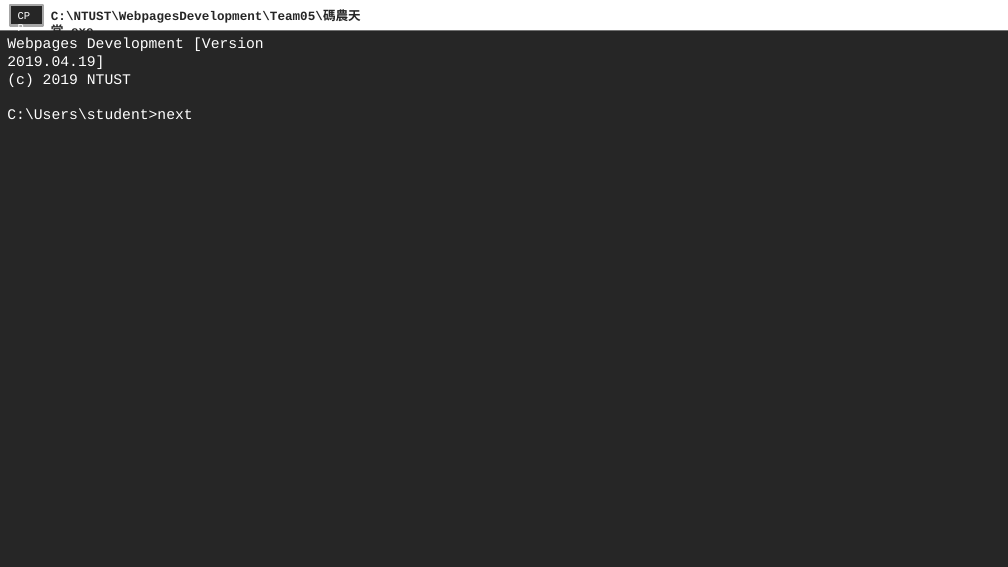
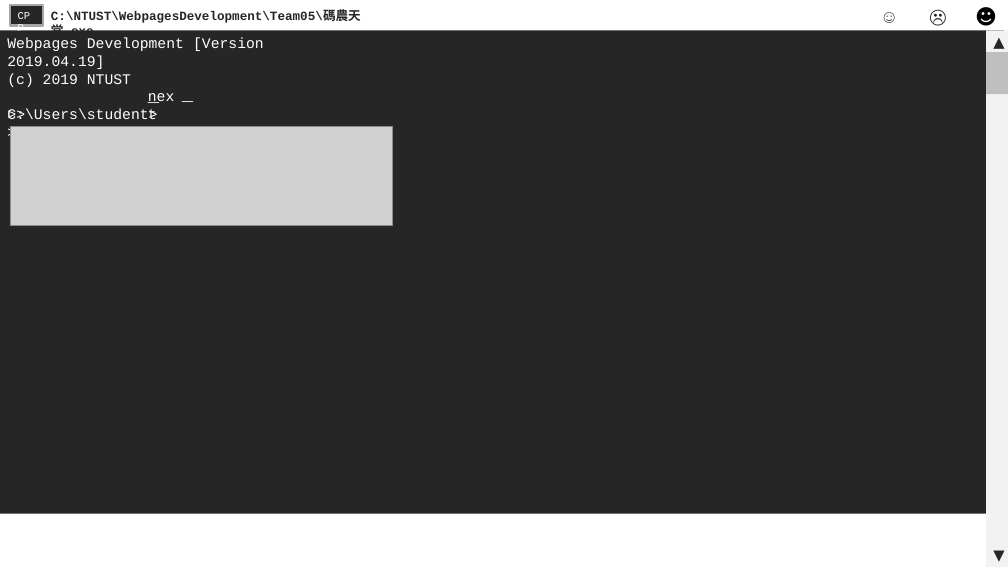
Before and after one commit to NTUST/108-team5, a slide deck: slide 11 of 期末報告第五組.pptx (slide 10 before the commit). Drawn at 1008x567 pixels with LibreOffice and Linux fonts; fonts in the diff are those of the drawing; grey boxes stand for pictures. Boxes give left, top, right and bottom in pixels: in the first picture for what was removed or moved away, otherwise in the second. Text is boxed around its words. In the diff, an @@ line names an element or a change of style, - is before the commit and + after.

```diff
--- a/期末報告第五組.pptx
+++ b/期末報告第五組.pptx
@@ rectangle: place and size @@
-rectangle at box(0, 0, 1008, 567)
+rectangle at box(0, 0, 1004, 513)
@@ text added at box(876, 2, 910, 32), 18 pt, text #262626, bold @@
+☺
@@ text added at box(923, 2, 957, 32), 18 pt, text #262626, bold @@
+☹
@@ text added at box(968, 0, 1004, 33), 20 pt, text #000000 @@
+☻
@@ rectangle added at box(986, 30, 1008, 567), fill #F2F2F2 @@
@@ rectangle added at box(986, 30, 1008, 52), fill #F2F2F2, 14 pt, text #262626 @@
+▲
@@ rectangle added at box(986, 52, 1008, 95), fill #BFBFBF @@
@@ text added at box(141, 79, 166, 109), 18 pt, text #FFFFFF, bold @@
+_
@@ text added at box(141, 83, 189, 109), 14 pt, text #FFFFFF @@
+next
@@ text added at box(175, 77, 200, 107), 18 pt, text #FFFFFF, bold @@
+_
@@ text added at box(0, 101, 40, 127), 14 pt, text #FFFFFF @@
+>>>
@@ text at box(7, 108, 157, 119): text changed @@
-C:\Users\student>next
+C:\Users\student>
@@ picture added at box(10, 126, 392, 225) @@
@@ rectangle added at box(986, 544, 1008, 566), fill #F2F2F2, 14 pt, text #262626 @@
+▼
```
Also in this commit, not shown: 4 other slides changed, 1 slide removed.
